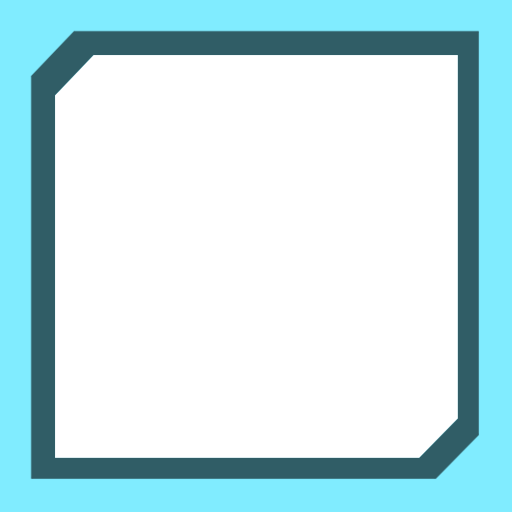
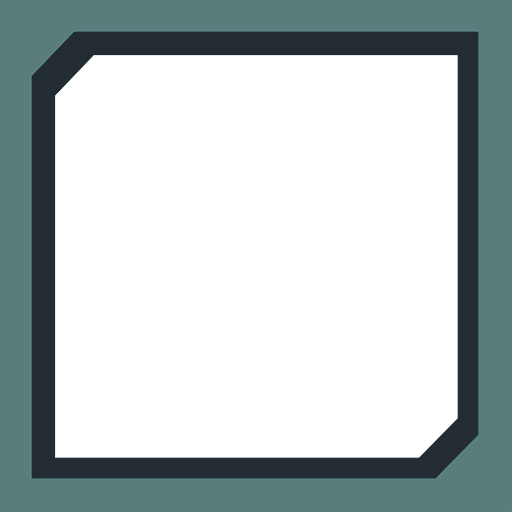
Revision of a layered 512x512 image; what changed, layer by layer:
painted on "Layer 2" over <box>0,0,512,512</box>
painted on "Layer 3" over <box>24,24,488,488</box>
